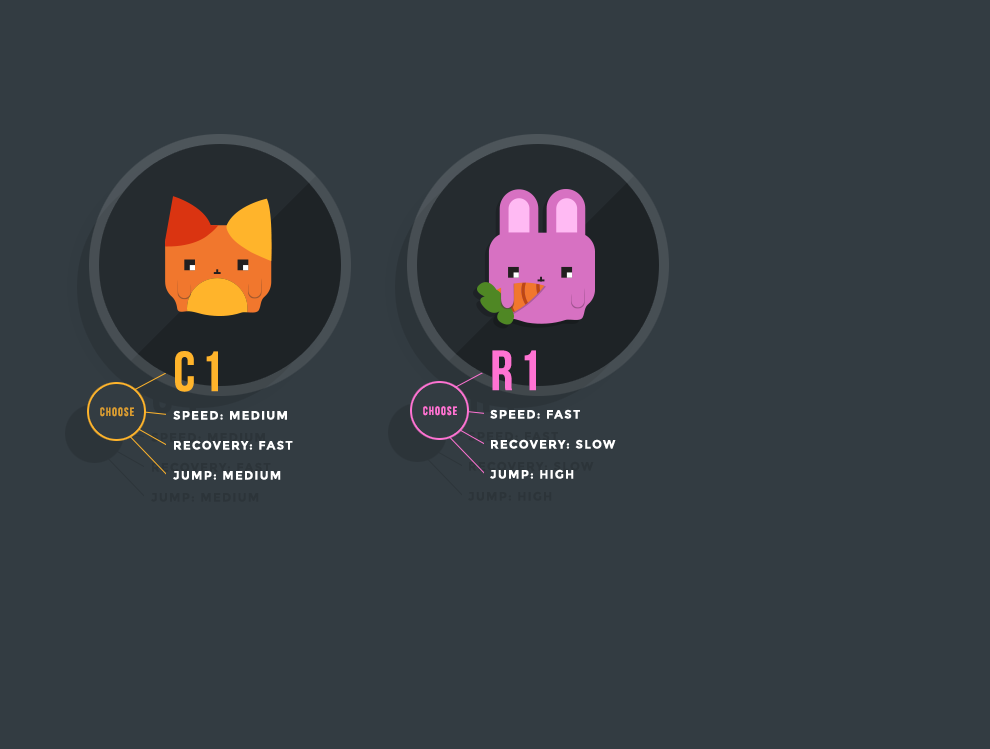
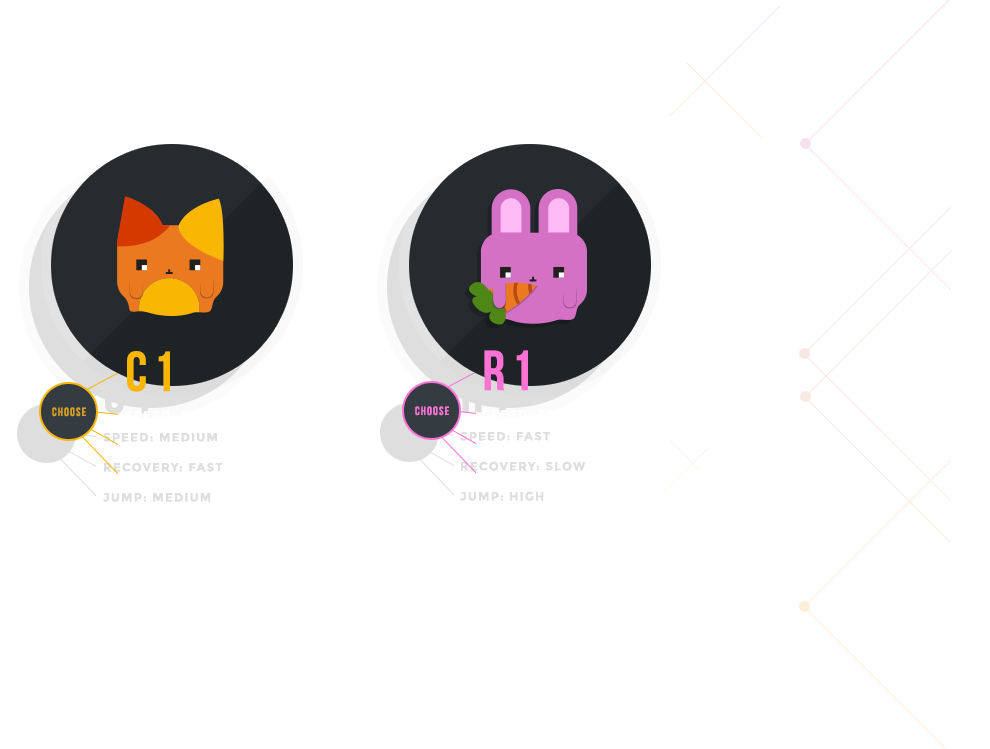
Before/after of a 990px x 749px layered artwork. What changed in the layer stack:
removed group "Group 1" (18 layers) over 87, 134, 669, 480
removed group "R" (1st of 2, in "Group 1") (8 layers) from group "Group 1" over 407, 134, 669, 479
removed group "Group 2" (5 layers) from group "R" over 410, 350, 616, 479
removed layer "CHOOSE" (1st of 2, in "Group 1" › "R" › "Group 2") from group "Group 2" over 423, 406, 457, 416
renamed "C1" to "Layer 3 copy 3", opacity 100% → 20%, moved it out of group "Group 3", painted on it over 175, 0, 952, 749
removed layer "SPEED: MEDIUM RECOVERY: FAST JUMP: MEDIUM" from group "Group 3" over 173, 410, 293, 480
renamed "Layer 2" to "Layer 2 copy", hid it, moved it out of group "R", painted on it over 408, 189, 595, 434
removed layer "Layer 6" from group "R" over 407, 134, 669, 396
removed group "C" (1st of 2, in "Group 1") (8 layers) from group "Group 1" over 87, 134, 351, 480
removed group "Group 3" (5 layers) from group "C" over 87, 351, 293, 480
removed layer "Layer 4" from group "Group 3" over 87, 382, 146, 441
removed layer "C" (2nd of 2, in "Group 1" › "C" › "Group 3") from group "Group 3" over 99, 373, 166, 475
painted on "Layer 0" over 0, 0, 990, 749
added layer "Shape 1 copy" (20%) above "Shape 1" over 662, 440, 707, 494
added layer "Shape 1" (20%) above "Layer 1 copy" over 670, 6, 780, 138
renamed "Layer 4 copy" to "Layer 1 copy", hid it, moved it out of group "Group 2", painted on it over 0, 0, 990, 749
removed layer "R" (2nd of 2, in "Group 1" › "R" › "Group 2") from group "Group 2" over 417, 372, 484, 474
removed layer "R1" from group "Group 2" over 492, 350, 536, 391
removed layer "SPEED: FAST RECOVERY: SLOW JUMP: HIGH" from group "Group 2" over 490, 409, 616, 479
renamed "Vector Smart Object" to "Layer 1", hid it, moved it out of group "C", painted on it over 0, 0, 990, 749
removed layer "Layer 6 copy" from group "C" over 89, 134, 351, 396
…and 1 more changes (1 removed)
